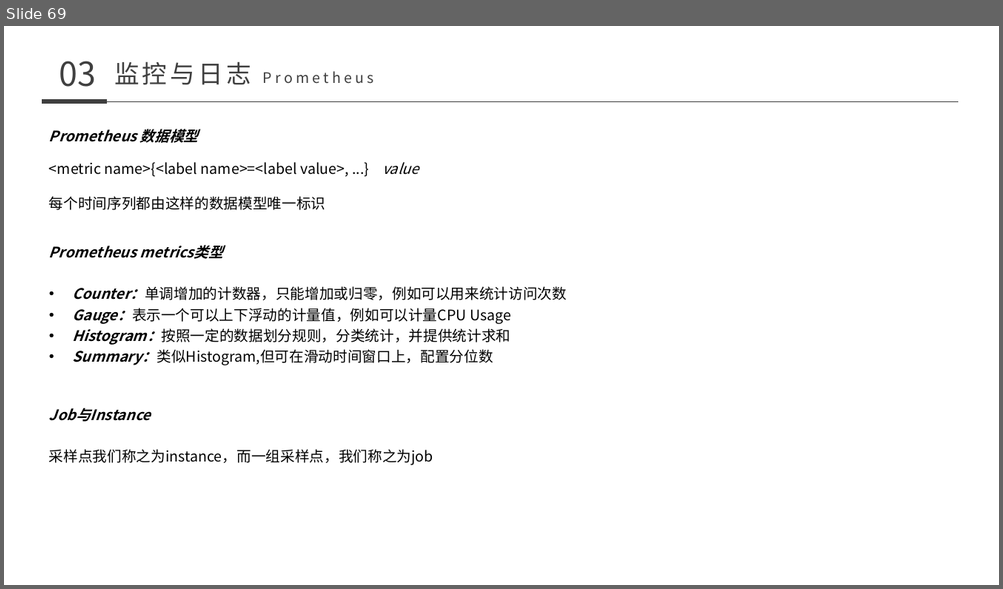
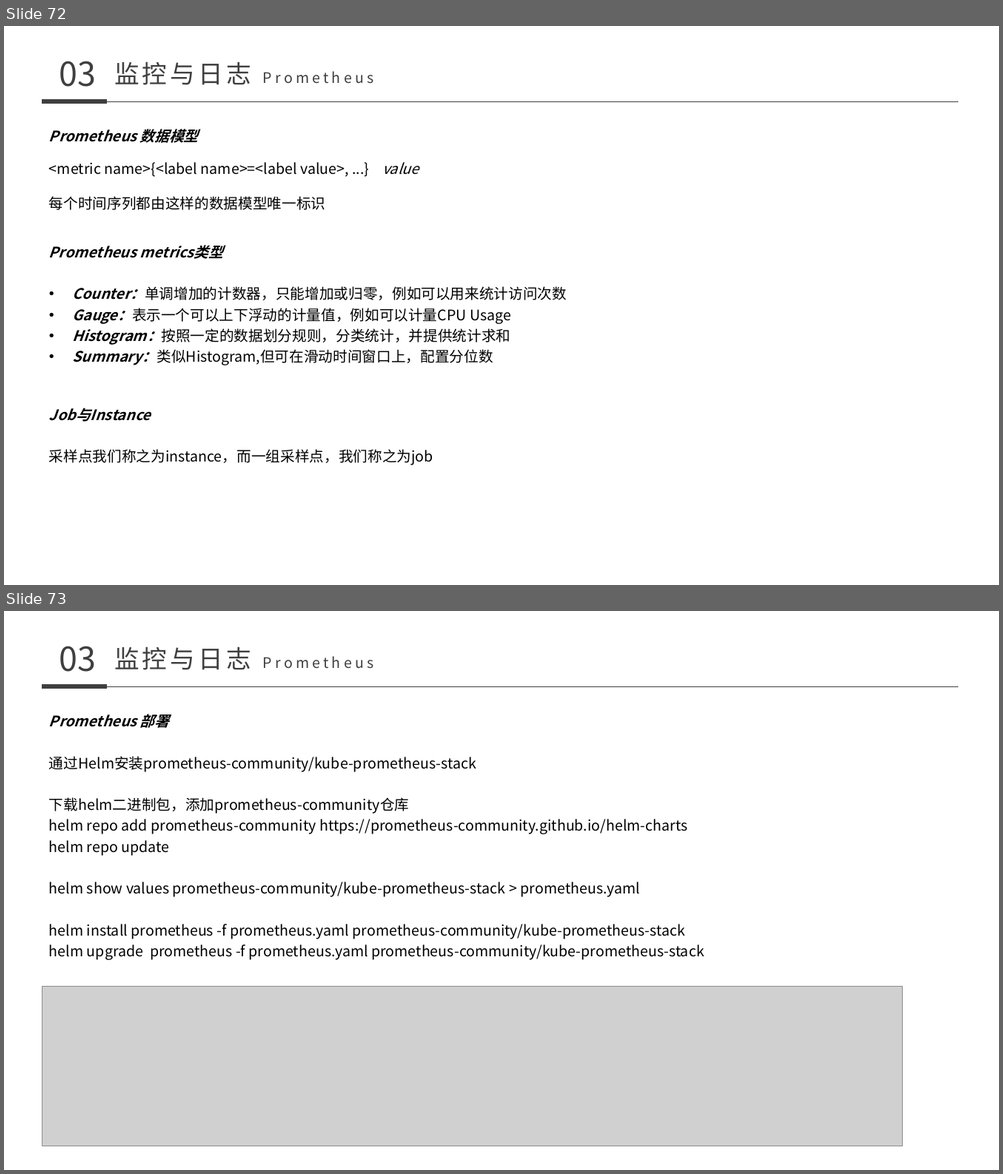
Before and after one commit to nutionMedivn/Kubernetes-training-camp, a slide deck: 基础/008-011 kubernetes.pptx. Shown one above the other, each under a label of ours: slide 69 before the commit, slides 72 and 73 after it. The pictures are 1003x589 and 1003x1174 pixels, drawn with LibreOffice and Linux fonts; fonts in the diff are those of the drawing; grey boxes stand for pictures. Boxes give left, top, right and bottom in pixels: in the first picture for what was removed or moved away, otherwise in the second. Text is boxed around its words. In the diff, an @@ line names an element or a change of style, - is before the commit and + after.

```diff
--- a/基础/008-011 kubernetes.pptx
+++ b/基础/008-011 kubernetes.pptx
@@ slide 73 added at (x1=4, y1=611, x2=999, y2=1170), background #FFFFFF @@
@@ text added at (x1=60, y1=646, x2=96, y2=672), 32 pt, text #3F3F3F @@
+03
@@ text added at (x1=114, y1=647, x2=251, y2=670), 14 pt, text #3F3F3F @@
+监控与日志 Prometheus
@@ line added from (42, 686) to (107, 686), #3F3F3F 4.5 pt @@
@@ line added from (107, 686) to (959, 686), #3F3F3F 0.5 pt @@
@@ text added at (x1=49, y1=714, x2=704, y2=960), 14 pt, text #000000 @@
+Prometheus 部署
+通过Helm安装prometheus-community/kube-prometheus-stack
+下载helm二进制包，添加prometheus-community仓库
+helm repo add prometheus-community https://prometheus-community.github.io/helm-charts
+helm repo update
+helm show values prometheus-community/kube-prometheus-stack > prometheus.yaml
+helm install prometheus -f prometheus.yaml prometheus-community/kube-prometheus-stack
+helm upgrade prometheus -f prometheus.yaml prometheus-community/kube-prometheus-stack
@@ picture added at (x1=42, y1=987, x2=902, y2=1147) @@
@@ what was slide 69 is now slide 72 @@
```
Also in this commit, not shown: 3 slides changed, 6 other slides added, 5 slides removed.
